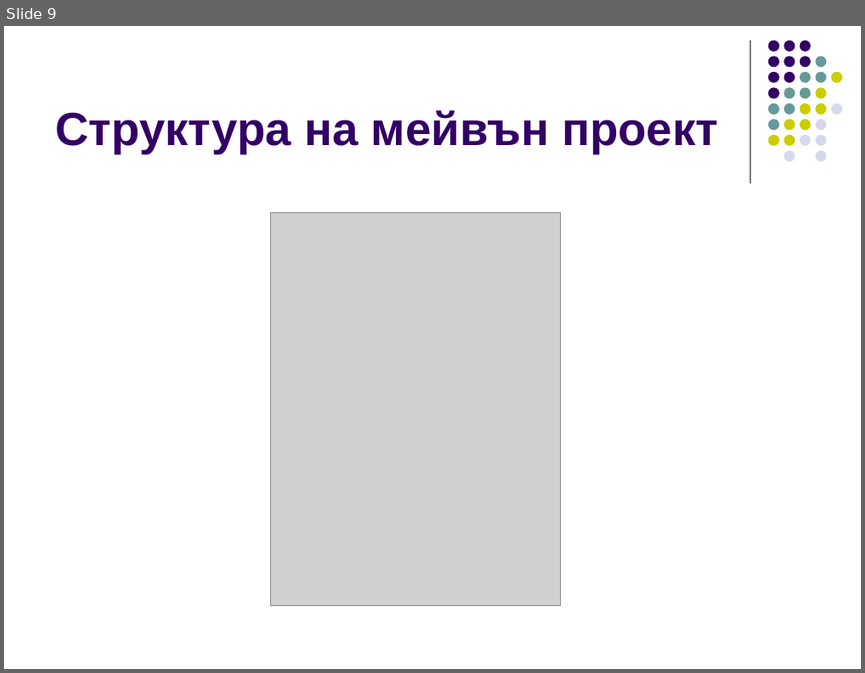
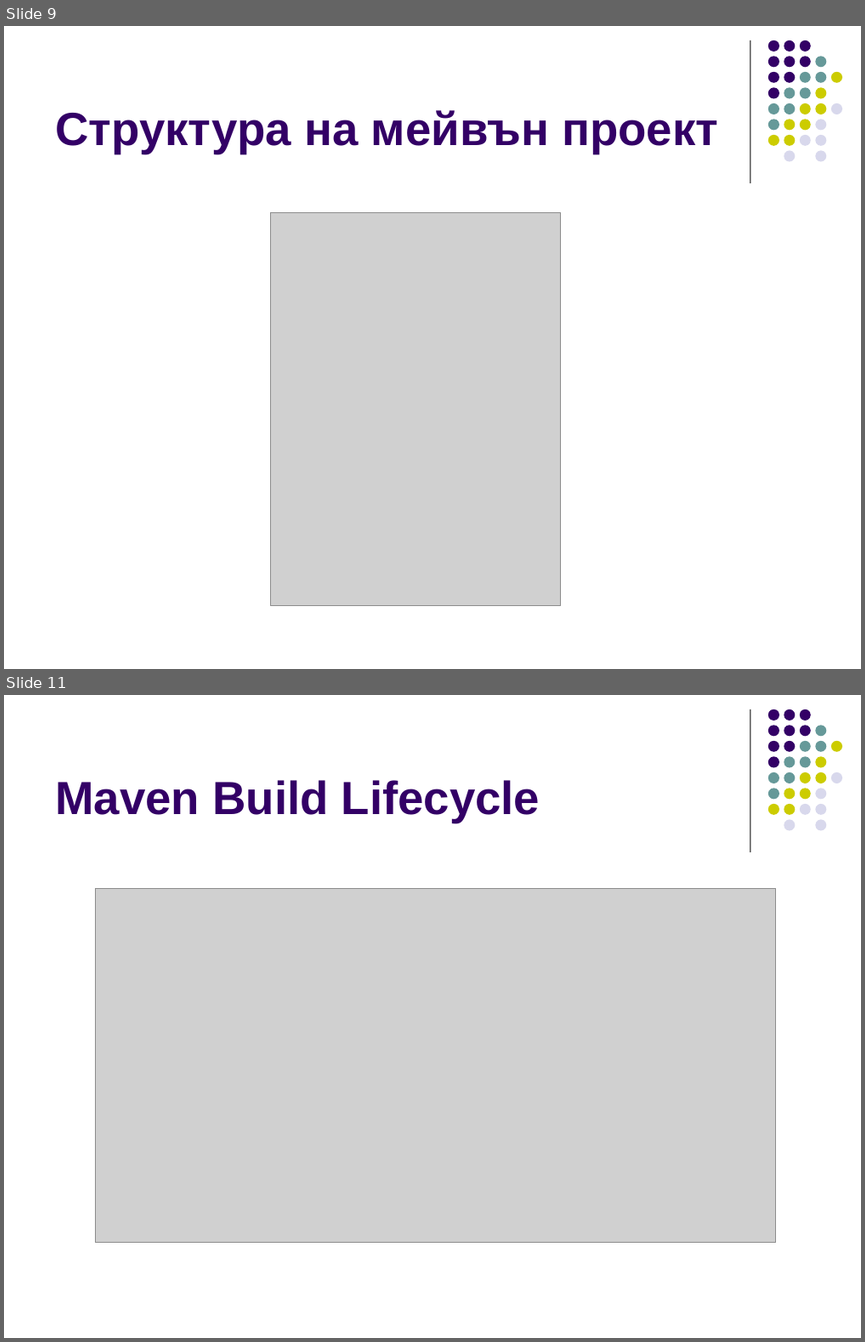
Before and after one commit to ivorusev/startup-factory-java-course, a slide deck: slides/5-Serialization+Maven.ppt. Shown one above the other, each under a label of ours: slide 9 before the commit, slides 9 and 11 after it; the slides between them are not shown. The pictures are 865x673 and 865x1342 pixels, drawn with LibreOffice and Linux fonts; fonts in the diff are those of the drawing; grey boxes stand for pictures. Boxes give left, top, right and bottom in pixels: in the first picture for what was removed or moved away, otherwise in the second. Text is boxed around its words. In the diff, an @@ line names an element or a change of style, - is before the commit and + after.

Commit message:
Added maven slides.

```diff
--- a/slides/5-Serialization+Maven.ppt
+++ b/slides/5-Serialization+Maven.ppt
@@ slide 11 added at [4,695,861,1338], background #FFFFFF; not listed: 32 template elements that a slide beside it also shows @@
@@ title added at [55,780,540,823], 39 pt, text #330066, bold @@
+Maven Build Lifecycle
@@ picture added at [95,888,775,1242] @@
```
Also in this commit, not shown: 1 slide changed, 1 other slide added, 1 slide removed.
